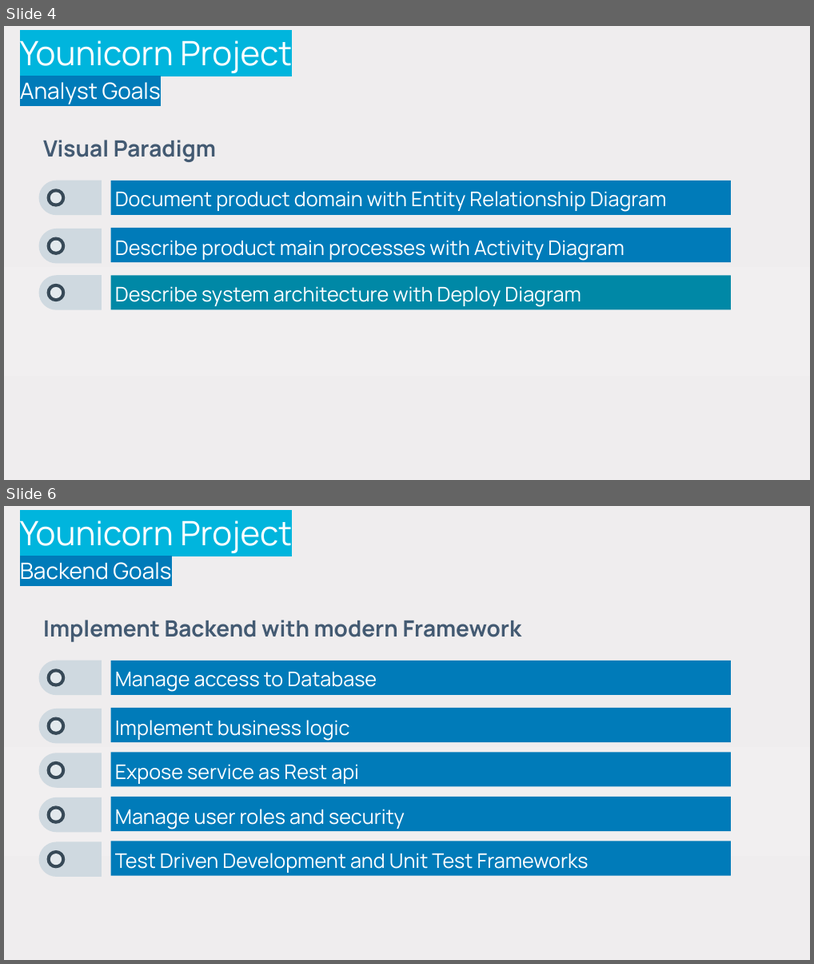
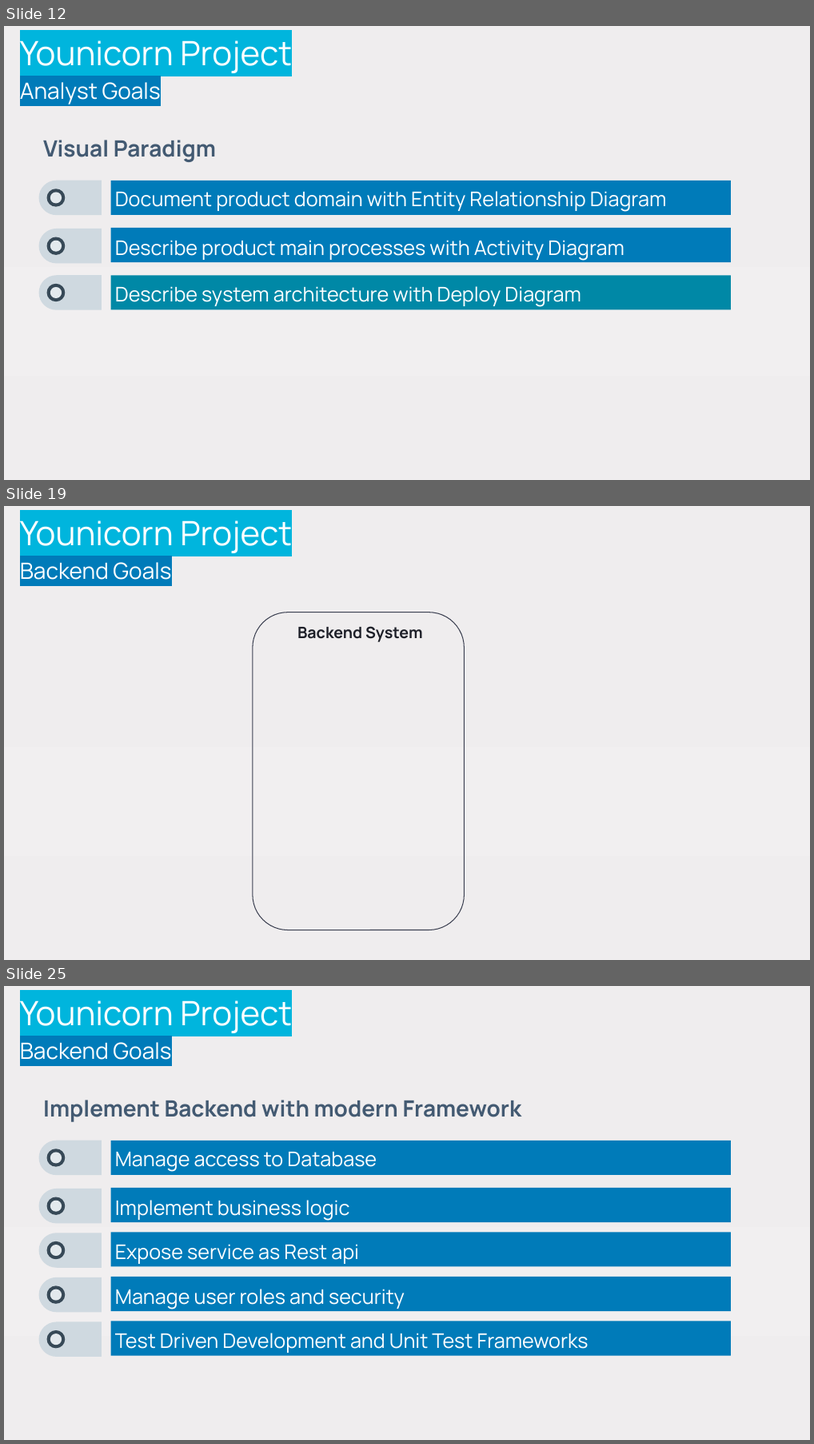
Before and after one commit to stefanofiorenza/KNITS, a slide deck: Programs/Trainings/Slides/KNITS-Younicorn-RoadMap.pptx. Shown one above the other, each under a label of ours: slides 4 and 6 before the commit, slides 12, 19 and 25 after it; the slides between them are not shown. The pictures are 814x964 and 814x1444 pixels, drawn with LibreOffice and Linux fonts; fonts in the diff are those of the drawing; background and template pictures are left out. Boxes give left, top, right and bottom in pixels: in the first picture for what was removed or moved away, otherwise in the second. Text is boxed around its words. In the diff, an @@ line names an element or a change of style, - is before the commit and + after.

Commit message:
Younicorn Slides

```diff
--- a/Programs/Trainings/Slides/KNITS-Younicorn-RoadMap.pptx
+++ b/Programs/Trainings/Slides/KNITS-Younicorn-RoadMap.pptx
@@ slide 19 added at box(4, 506, 810, 960), background gradient #EFEDEE to #F1EFF0 to #EFEBEC @@
@@ title added at box(20, 520, 292, 580), 30 pt, text #FFFFFF @@
+Younicorn Project
+Backend Goals
@@ rounded rectangle added at box(252, 612, 464, 930), outline #3A3F50 0.75 pt @@
@@ text added at box(298, 626, 422, 642), 14 pt, text #1D1F28, bold @@
+Backend System
@@ what was slide 4 is now slide 12 @@
@@ what was slide 6 is now slide 25 @@
```
Also in this commit, not shown: 1 slide changed, 23 other slides added, 2 other files.
